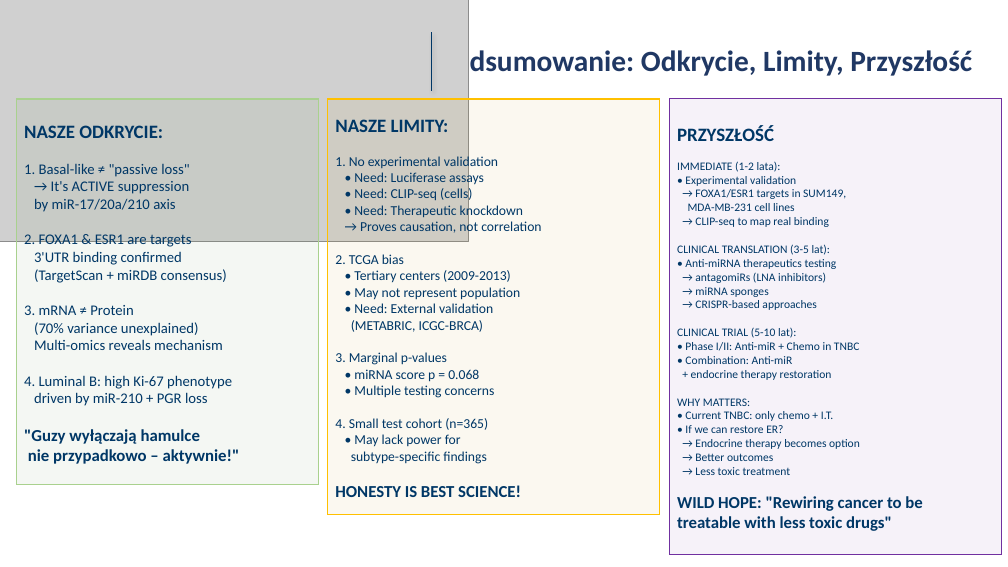
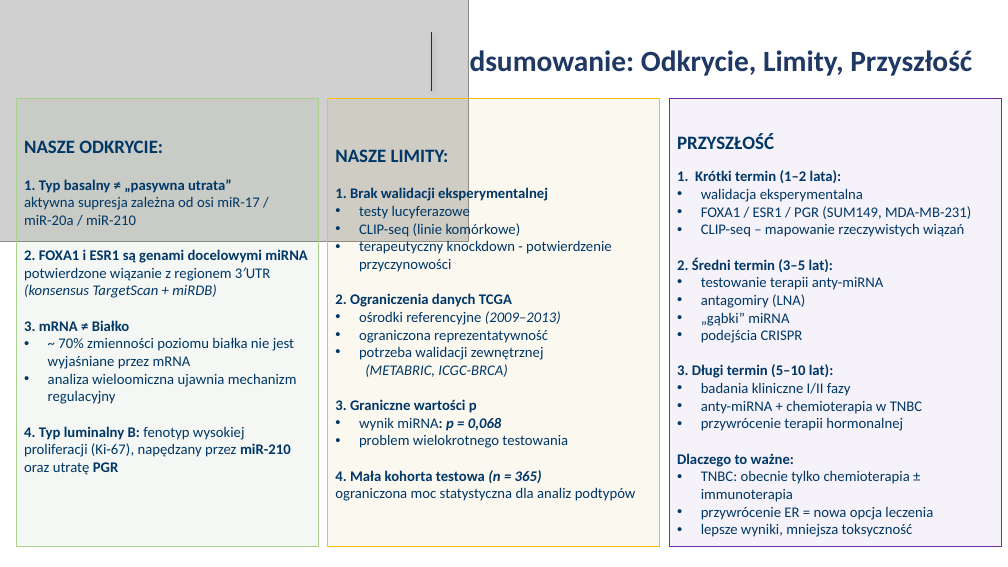
Before and after one commit to iZabela0001/Projekt_badawczy, a slide deck: slide 8 of pisanie_artykulu+prezentacja/Prezentacja.pptx. Drawn at 1008x567 pixels with LibreOffice and Linux fonts; fonts in the diff are those of the drawing; grey boxes stand for pictures. Boxes give left, top, right and bottom in pixels: in the first picture for what was removed or moved away, otherwise in the second. Text is boxed around its words. In the diff, an @@ line names an element or a change of style, - is before the commit and + after.

```diff
--- a/pisanie_artykulu+prezentacja/Prezentacja.pptx
+++ b/pisanie_artykulu+prezentacja/Prezentacja.pptx
@@ rectangle "NASZE ODKRYCIE:": place and size @@
-rectangle "NASZE ODKRYCIE:" at <box>17,99,318,485</box>
+rectangle "NASZE ODKRYCIE:" at <box>17,99,318,547</box>
@@ rectangle "NASZE LIMITY:": place and size @@
-rectangle "NASZE LIMITY:" at <box>328,99,660,515</box>
+rectangle "NASZE LIMITY:" at <box>328,99,660,547</box>
@@ rectangle "PRZYSZŁOŚĆ": place and size @@
-rectangle "PRZYSZŁOŚĆ" at <box>670,99,1002,555</box>
+rectangle "PRZYSZŁOŚĆ" at <box>670,99,1002,547</box>
@@ text in rectangle at <box>24,179,307,475</box>: text changed @@
-1. Basal-like ≠ "passive loss"
-→ It's ACTIVE suppression
-by miR-17/20a/210 axis
-2. FOXA1 & ESR1 are targets
-3'UTR binding confirmed
-(TargetScan + miRDB consensus)
-3. mRNA ≠ Protein
-(70% variance unexplained)
-Multi-omics reveals mechanism
-4. Luminal B: high Ki-67 phenotype
-driven by miR-210 + PGR loss
-"Guzy wyłączają hamulce
-nie przypadkowo – aktywnie!"
+1. Typ basalny ≠ „pasywna utrata”
+aktywna supresja zależna od osi miR-17 / miR-20a / miR-210
+2. FOXA1 i ESR1 są genami docelowymi miRNA
+potwierdzone wiązanie z regionem 3′UTR
+(konsensus TargetScan + miRDB)
+3. mRNA ≠ Białko
+• ~ 70% zmienności poziomu białka nie jest wyjaśniane przez mRNA
+• analiza wieloomiczna ujawnia mechanizm regulacyjny
+4. Typ luminalny B: fenotyp wysokiej proliferacji (Ki-67), napędzany przez miR-210 oraz utratę PGR
@@ text in rectangle at <box>677,170,971,537</box>: text changed; size 11 to 14 pt @@
-IMMEDIATE (1-2 lata):
-• Experimental validation
-→ FOXA1/ESR1 targets in SUM149,
-MDA-MB-231 cell lines
-→ CLIP-seq to map real binding
-CLINICAL TRANSLATION (3-5 lat):
-• Anti-miRNA therapeutics testing
-→ antagomiRs (LNA inhibitors)
-→ miRNA sponges
-→ CRISPR-based approaches
-CLINICAL TRIAL (5-10 lat):
-• Phase I/II: Anti-miR + Chemo in TNBC
-• Combination: Anti-miR
-+ endocrine therapy restoration
-WHY MATTERS:
-• Current TNBC: only chemo + I.T.
-• If we can restore ER?
-→ Endocrine therapy becomes option
-→ Better outcomes
-→ Less toxic treatment
-WILD HOPE: "Rewiring cancer to be
-treatable with less toxic drugs"
+1. Krótki termin (1–2 lata):
+• walidacja eksperymentalna
+• FOXA1 / ESR1 / PGR (SUM149, MDA-MB-231)
+• CLIP-seq – mapowanie rzeczywistych wiązań
+2. Średni termin (3–5 lat):
+• testowanie terapii anty-miRNA
+• antagomiry (LNA)
+• „gąbki” miRNA
+• podejścia CRISPR
+3. Długi termin (5–10 lat):
+• badania kliniczne I/II fazy
+• anty-miRNA + chemioterapia w TNBC
+• przywrócenie terapii hormonalnej
+Dlaczego to ważne:
+• TNBC: obecnie tylko chemioterapia ± immunoterapia
+• przywrócenie ER = nowa opcja leczenia
+• lepsze wyniki, mniejsza toksyczność
@@ text in rectangle at <box>335,186,612,360</box>: text changed; size 13 to 14 pt @@
-1. No experimental validation
-• Need: Luciferase assays
-• Need: CLIP-seq (cells)
-• Need: Therapeutic knockdown
-→ Proves causation, not correlation
-2. TCGA bias
-• Tertiary centers (2009-2013)
-• May not represent population
-• Need: External validation
+1. Brak walidacji eksperymentalnej
+• testy lucyferazowe
+• CLIP-seq (linie komórkowe)
+• terapeutyczny knockdown - potwierdzenie przyczynowości
+2. Ograniczenia danych TCGA
+• ośrodki referencyjne (2009–2013)
+• ograniczona reprezentatywność
+• potrzeba walidacji zewnętrznej
@@ text in rectangle at <box>365,364,507,377</box>: size 13 to 14 pt, italic on in "(METABRIC, ICGC-BRCA)" @@
@@ text in rectangle at <box>335,399,636,501</box>: text changed; size 13 to 14 pt @@
-3. Marginal p-values
-• miRNA score p = 0.068
-• Multiple testing concerns
-4. Small test cohort (n=365)
-• May lack power for
-subtype-specific findings
-HONESTY IS BEST SCIENCE!
+3. Graniczne wartości p
+• wynik miRNA: p = 0,068
+• problem wielokrotnego testowania
+4. Mała kohorta testowa (n = 365)
+ograniczona moc statystyczna dla analiz podtypów
```
Also in this commit, not shown: 12 other slides changed.
